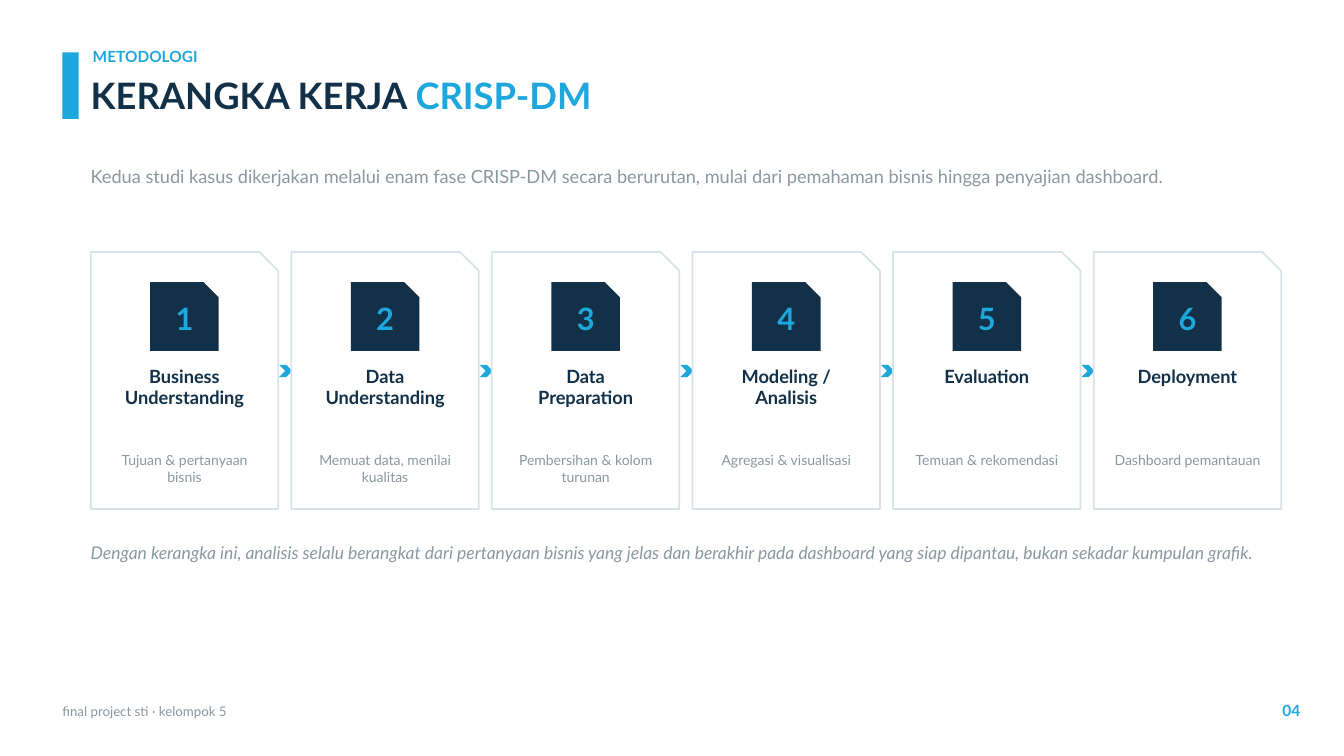
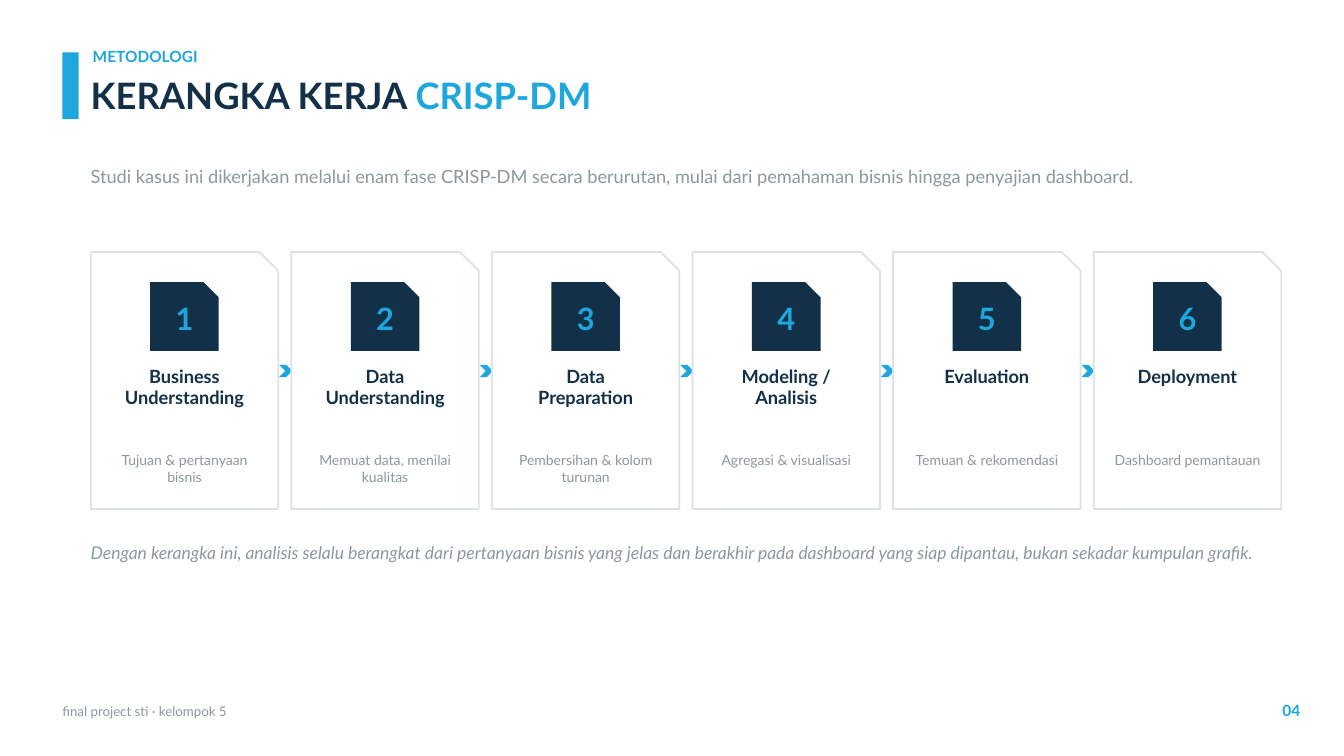
Before and after one commit to sianida26/sti-final-project-kel5, a slide deck: slide 4 of Final-Project-STI-Kel5-Presentation.pptx. Drawn at 1344x756 pixels with LibreOffice and Linux fonts; fonts in the diff are those of the drawing; background and template pictures are left out. Boxes give left, top, right and bottom in pixels: in the first picture for what was removed or moved away, otherwise in the second. Text is boxed around its words. In the diff, an @@ line names an element or a change of style, - is before the commit and + after.

```diff
--- a/Final-Project-STI-Kel5-Presentation.pptx
+++ b/Final-Project-STI-Kel5-Presentation.pptx
@@ text at (91,169,1133,186): text changed @@
-Kedua studi kasus dikerjakan melalui enam fase CRISP-DM secara berurutan, mulai dari pemahaman bisnis hingga penyajian dashboard.
+Studi kasus ini dikerjakan melalui enam fase CRISP-DM secara berurutan, mulai dari pemahaman bisnis hingga penyajian dashboard.
```
Also in this commit, not shown: 8 other slides changed, 3 slides removed, 2 other files.
